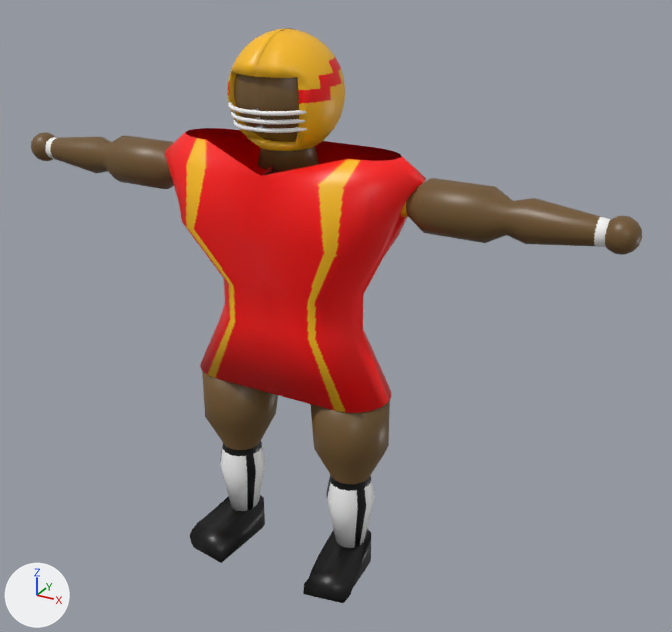
An edit to the FBX model DFL/Assets/Models/DFL_Player1_wAnim.fbx, drawn before and after from the same camera.
Camera for both pictures: a 50 mm camera at (11.63, -18.77, 16.76) aimed at (1.07, 0.43, 7.16). The lights are fixed; the arrows at lower left show +X, +Y and +Z. Where no turn or scale is listed for an object, it has been applied to the vertices.
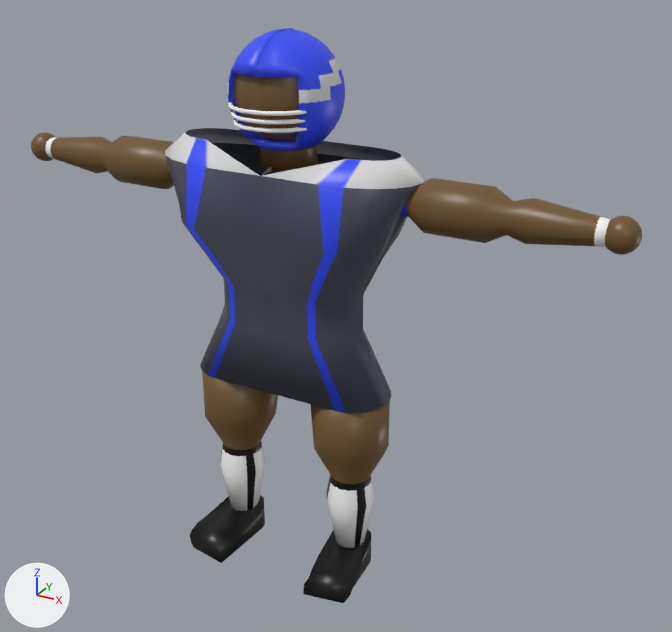
Scene script edits in JSON lines:
```json
{"op": "add", "block": "img_dfl_defender_texture1_png", "code": ["img_dfl_defender_texture1_png = load_image('DFL_Defender_Texture1.png', '../Materials/Players/DFL_Defender_Texture1.png', 1024, 1024, 'sRGB')"]}
{"op": "set", "path": "mat_dfl_player_mat.texture", "old": "img_dfl_player_texture_png", "new": "img_dfl_defender_texture1_png"}
```

Where the change shows, as pixel boxes (x1, y1, x2, y2) in the pictures (672 x 632 px):
```json
{"object": "Cube", "change": "surface changed", "before": [162, 28, 441, 416], "after": [162, 28, 441, 416], "on screen": "red to blue"}
```
